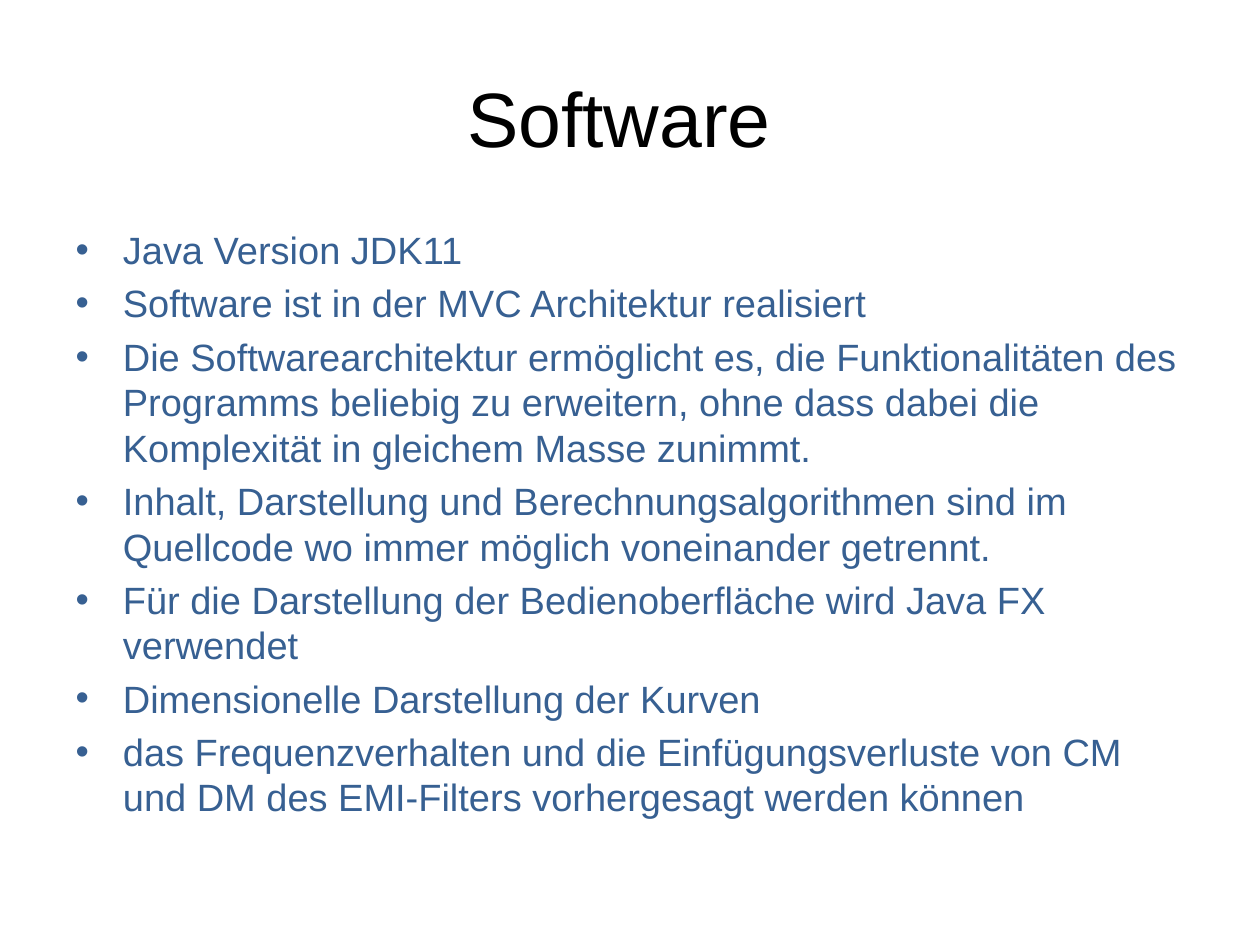
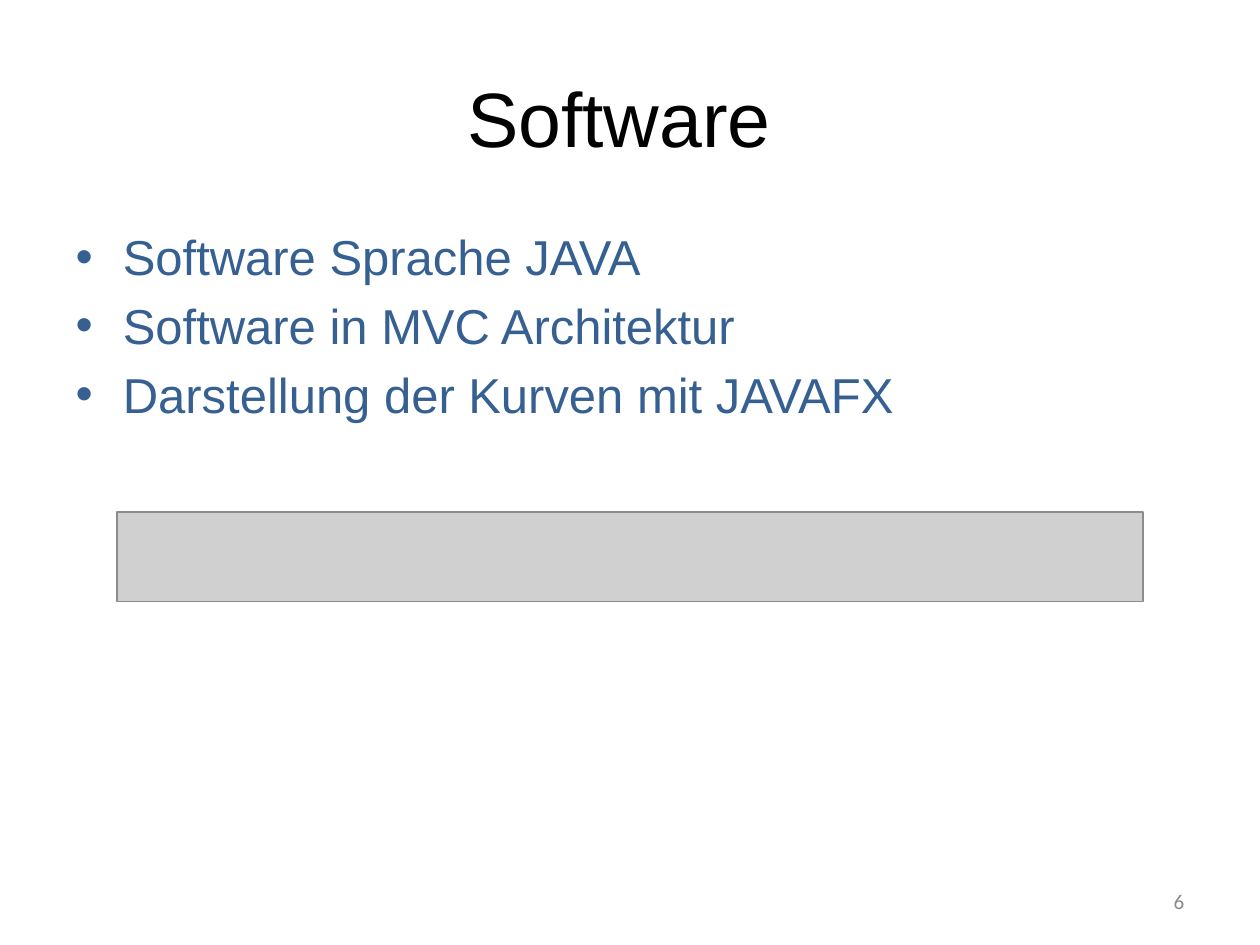
Before and after one commit to marinataborda/P2Organisation, a slide deck: slide 6 of Präsentationen/ZwischenPresäntation.pptx (slide 7 before the commit). Drawn at 1260x945 pixels with LibreOffice and Linux fonts; fonts in the diff are those of the drawing; grey boxes stand for pictures. Boxes give left, top, right and bottom in pixels: in the first picture for what was removed or moved away, otherwise in the second. Text is boxed around its words. In the diff, an @@ line names an element or a change of style, - is before the commit and + after.

```diff
--- a/Präsentationen/ZwischenPresäntation.pptx
+++ b/Präsentationen/ZwischenPresäntation.pptx
@@ text at bbox=[123, 239, 894, 423]: text changed; size 21.7 to 28 pt @@
-• Java Version JDK11
-• Software ist in der MVC Architektur realisiert
-• Die Softwarearchitektur ermöglicht es, die Funktionalitäten des Programms beliebig zu erweitern, ohne dass dabei die Komplexität in gleichem Masse zunimmt.
-• Inhalt, Darstellung und Berechnungsalgorithmen sind im Quellcode wo immer möglich voneinander getrennt.
-• Für die Darstellung der Bedienoberfläche wird Java FX verwendet
-• Dimensionelle Darstellung der Kurven
-• das Frequenzverhalten und die Einfügungsverluste von CM und DM des EMI-Filters vorhergesagt werden können
+• Software Sprache JAVA
+• Software in MVC Architektur
+• Darstellung der Kurven mit JAVAFX
@@ picture added at bbox=[117, 512, 1143, 601] @@
@@ page number added at bbox=[1174, 895, 1185, 909], 12 pt, text #8C8C8C @@
+6
```
Also in this commit, not shown: 6 other slides changed, 12 slides added, 7 slides removed, 2 other files.
